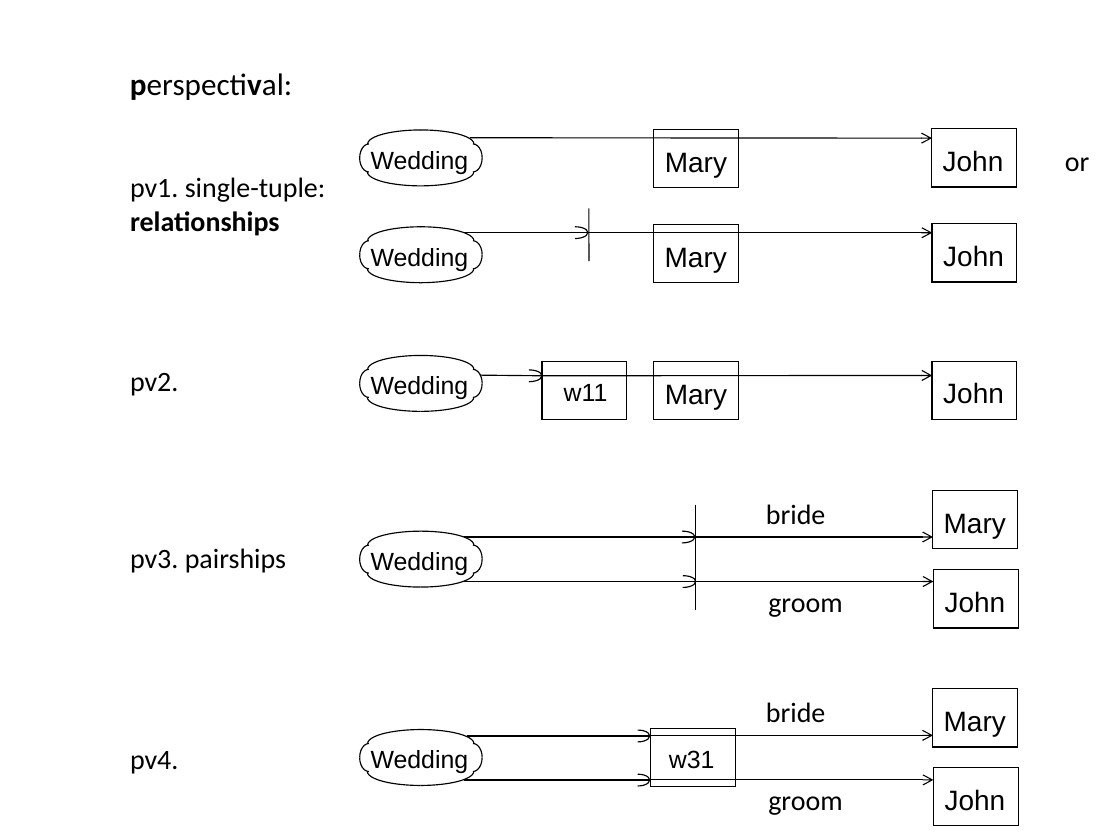
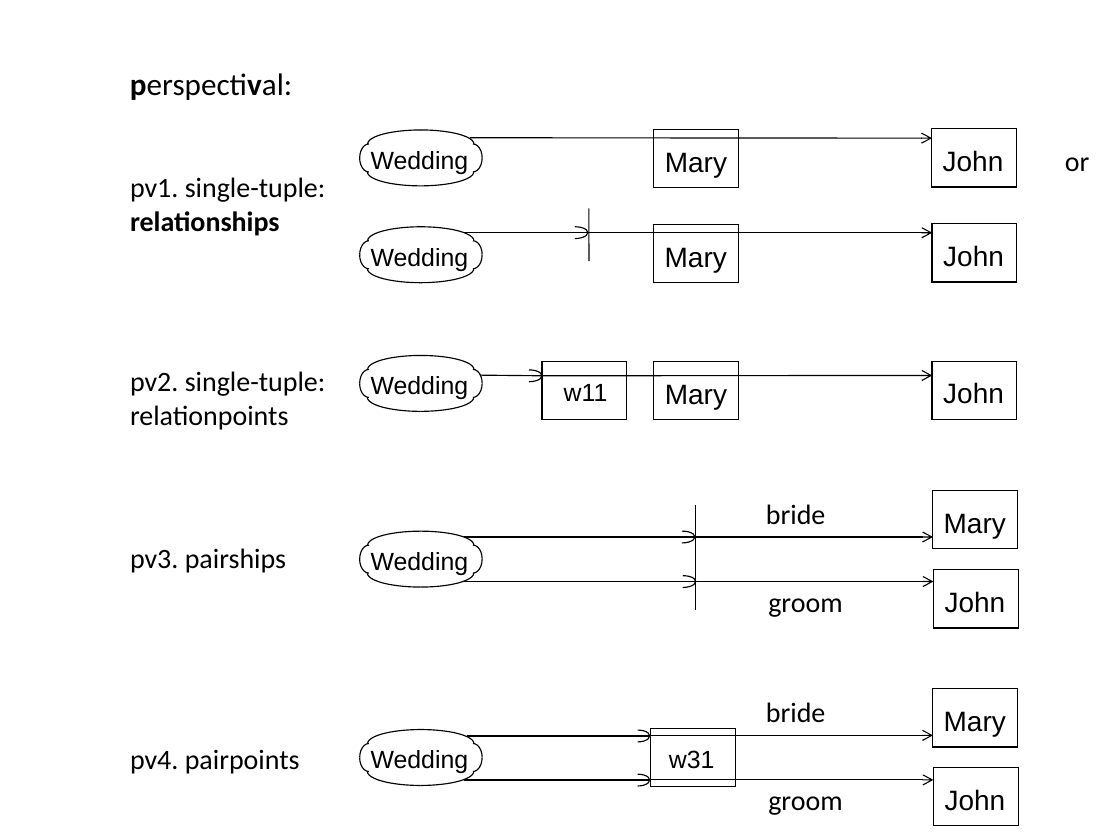
Before and after one commit to RuleML/ruleml-website, a slide deck: slide 2 of talks/WeddingMetaCore.pptx. Drawn at 1120x840 pixels with LibreOffice and Linux fonts; fonts in the diff are those of the drawing. Boxes give left, top, right and bottom in pixels: in the first picture for what was removed or moved away, otherwise in the second. Text is boxed around its words. In the diff, an @@ line names an element or a change of style, - is before the commit and + after.

```diff
--- a/talks/WeddingMetaCore.pptx
+++ b/talks/WeddingMetaCore.pptx
@@ text at <box>130,371,326,430</box>: text changed @@
-pv2.
+pv2. single-tuple:
+relationpoints
@@ text at <box>130,749,300,774</box>: text changed @@
-pv4.
+pv4. pairpoints
```
Also in this commit, not shown: 1 other slide changed, 1 other file.
